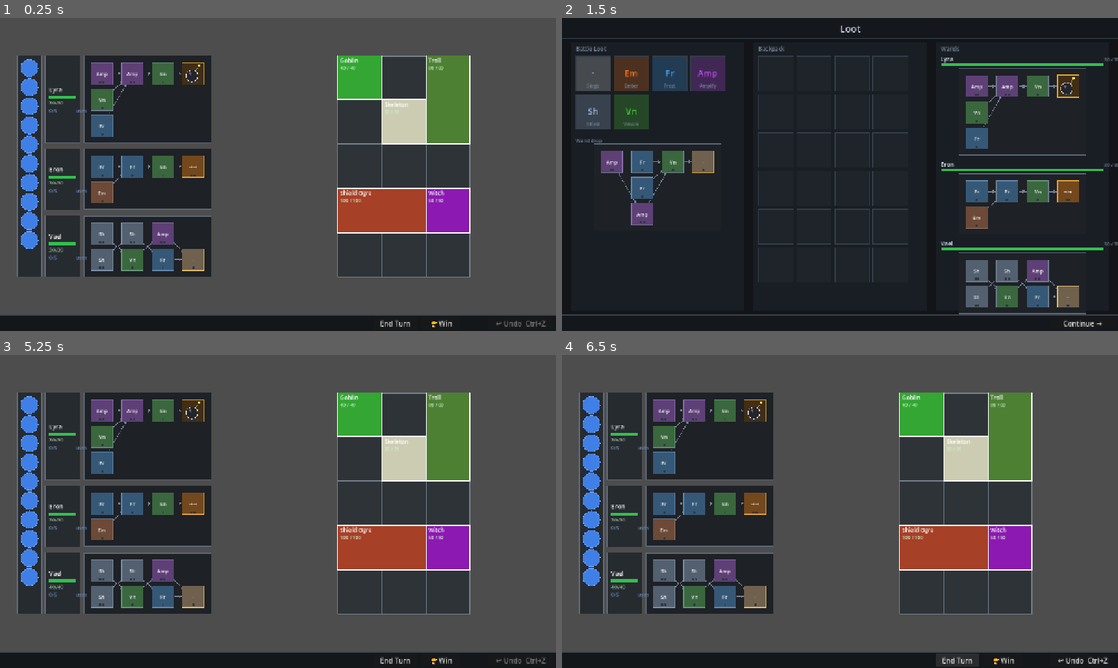
Above: before the commit, frames 1-4 (two rows, left to right).
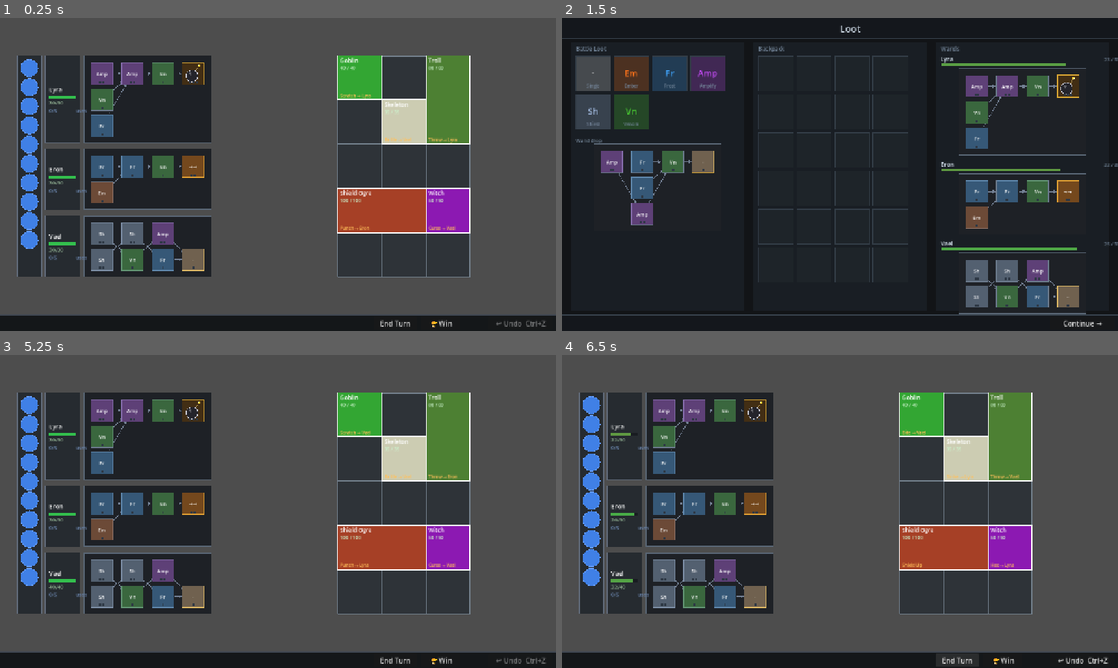
Above: after the commit, the same moments.

Repository: MoYapro/magic-monster-battle
Game: Godot game, scene res://scenes/battle/battle_scene.tscn
The game is run twice, just before and just after one commit, with the same random seed, the same clock (stepped at 60 frames per second) and the same inputs.
Inputs (mouse positions are in pixels of both pictures, inside the frame that each line leads up to):
- Up to frame 1 (0.25 s): no input
- Up to frame 2 (1.5 s): click "End Turn" at 0.5 s; click "🏆 Win" at 1.25 s
- Up to frame 3 (5.25 s): click "Continue →" at 2 s; tap Enter at 2.75 s; move the mouse to (400, 495) at 2.77 s; tap Z at 2.85 s; click (400, 495) at 2.92 s; click "Confirm →" at 3.5 s; tap Space at 4.25 s; drag from (166, 527) to (250, 574) at 4.27 s; click "Venture forth →" at 5 s
- Up to frame 4 (6.5 s): click "End Turn" at 5.75 s

The runs differ from the first frame. In frame 1, 0.2% of the frame differs, in the area x 61-83%, y 24-68%; in frame 2, 0.7%, in the area x 68-99%, y 13-75%; in frame 3, 0.2%; in frame 4, 0.3%.

Commit message:
add death screen

Diff:
--- /dev/null
+++ b/scenes/game_over/game_over_screen.tscn
@@ -0,0 +1,6 @@
+[gd_scene load_steps=2 format=3]
+
+[ext_resource type="Script" path="res://scripts/game_over/game_over_screen.gd" id="1"]
+
+[node name="GameOverScreen" type="Node2D"]
+script = ExtResource("1")
--- a/scripts/battle/actions/action_end_turn.gd
+++ b/scripts/battle/actions/action_end_turn.gd
@@ -1,8 +1,36 @@
 class_name ActionEndTurn extends BattleAction
+
+var _rng_seed: int
+
+
+func _init(rng_seed: int) -> void:
+	_rng_seed = rng_seed
+
 
 func apply(state: BattleState, setup: BattleSetup) -> BattleState:
 	var new_state := state.duplicate()
+
+	# Resolve each monster's queued intent
+	for enemy_id: String in new_state.monster_intents:
+		if not new_state.enemy_hp.has(enemy_id):
+			continue
+		var enemy := setup.get_enemy(enemy_id)
+		if enemy == null or enemy.action_pool.is_empty():
+			continue
+		var intent: Dictionary = new_state.monster_intents[enemy_id]
+		var action_index: int = intent.get("action_index", 0)
+		var target: int = intent.get("target", -1)
+		var action: MonsterActionData = enemy.action_pool[action_index]
+		new_state = action.execute(new_state, setup, enemy_id, target)
+
+	# Reset turn resources
 	new_state.mana = setup.max_mana
 	for i in new_state.mage_mana_spent.size():
 		new_state.mage_mana_spent[i] = 0
+
+	# Roll next round intents from post-resolution state
+	var rng := RandomNumberGenerator.new()
+	rng.seed = _rng_seed
+	new_state.monster_intents = setup.roll_intents(new_state, rng)
+
 	return new_state
--- a/scripts/battle/battle_scene.gd
+++ b/scripts/battle/battle_scene.gd
@@ -28,6 +28,8 @@
 var _hovered_mage: MageDisplay = null
 var _hovered_wand: WandDisplay = null
 var _hovered_cells: Array[Vector2i] = []
+var _intent_hover_enemy: String = ""
+var _intent_hover_mage: int = -1
 
 
 func _ready() -> void:
@@ -78,7 +80,9 @@
 
 func _on_end_turn_pressed() -> void:
 	_cancel_targeting()
-	_apply_state(_history.push(ActionEndTurn.new()))
+	var rng := RandomNumberGenerator.new()
+	rng.randomize()
+	_apply_state(_history.push(ActionEndTurn.new(rng.seed)))
 
 
 func _on_undo_pressed() -> void:
@@ -189,6 +193,12 @@
 	ogre.drop_pool     = [shield, ember]
 	troll.drop_pool    = [venom, frost]
 
+	goblin.action_pool   = [MonsterActionAttack.new("Scratch", 3), MonsterActionAttack.new("Bite", 5)]
+	skeleton.action_pool = [MonsterActionAttack.new("Strike", 4), MonsterActionAttack.new("Rattle", 2)]
+	witch.action_pool    = [MonsterActionAttack.new("Curse", 3), MonsterActionAttack.new("Hex", 6), MonsterActionHeal.new("Brew", 10)]
+	ogre.action_pool     = [MonsterActionAttack.new("Punch", 8), MonsterActionHeal.new("Shield Up", 25)]
+	troll.action_pool    = [MonsterActionAttack.new("Smash", 7), MonsterActionHeal.new("Regenerate", 20), MonsterActionAttack.new("Throw", 4)]
+
 	return [goblin, skeleton, witch, ogre, troll]
 
 
@@ -200,6 +210,14 @@
 	_mana_display.setup(state.mana, _setup.max_mana, _panel_height)
 	_refresh_wand_charges(state)
 	_refresh_ui()
+	var all_mages_dead := true
+	for hp: int in state.mage_hp:
+		if hp > 0:
+			all_mages_dead = false
+			break
+	if all_mages_dead:
+		_on_battle_lost()
+		return
 	if _history.can_undo() and state.enemy_hp.is_empty():
 		_on_battle_won()
 
@@ -217,6 +235,18 @@
 		_mage_displays[i].set_mana(state.mage_mana_spent[i], _setup.mages[i].mana_allowance)
 
 
+func _on_battle_lost() -> void:
+	_cancel_targeting()
+	GameState.mages.clear()
+	GameState.wands.clear()
+	GameState.backpack.clear()
+	GameState.backpack_wands.clear()
+	GameState.pending_loot.clear()
+	GameState.pending_loot_wand = null
+	GameState.current_biome = null
+	get_tree().change_scene_to_file("res://scenes/game_over/game_over_screen.tscn")
+
+
 func _on_battle_won() -> void:
 	_cancel_targeting()
 	var wands: Array[WandData] = []
@@ -249,6 +279,7 @@
 			continue
 		enemy.current_hp = state.enemy_hp[enemy.id]
 		enemy_grid.place_enemy(enemy, _setup.enemy_positions[i])
+	enemy_grid.set_intents(state.monster_intents)
 
 
 # --- targeting ---
@@ -258,6 +289,8 @@
 		_cancel_targeting()
 		return
 	var mage_index := _wand_displays.find(wand)
+	if _history.current_state().mage_hp[mage_index] <= 0:
+		return
 	_apply_state(_history.push(ActionAddMana.new(mage_index, slot_id)))
 
 
@@ -266,6 +299,8 @@
 		_cancel_targeting()
 		return
 	var mage_index := _wand_displays.find(wand)
+	if _history.current_state().mage_hp[mage_index] <= 0:
+		return
 	var tip := _setup.wands[mage_index].get_tip_slot()
 	if tip == null or tip.spell == null:
 		return
@@ -278,6 +313,7 @@
 
 
 func _start_targeting(wand: WandDisplay) -> void:
+	_clear_intent_hover()
 	_targeting_wand = wand
 	enemy_grid.set_highlighted(true)
 	for m in _mage_displays:
@@ -308,6 +344,58 @@
 		_hovered_cells.clear()
 
 
+func _update_intent_hover(mouse: Vector2) -> void:
+	var cell := enemy_grid.get_cell_at(enemy_grid.to_local(mouse))
+	var hovered_id := ""
+	if cell.x >= 0:
+		var enemy := enemy_grid.get_enemy_at(cell)
+		if enemy != null:
+			hovered_id = enemy.id
+	if hovered_id == _intent_hover_enemy:
+		return
+	_clear_intent_hover()
+	_intent_hover_enemy = hovered_id
+	if hovered_id != "":
+		var intent: Dictionary = _history.current_state().monster_intents.get(hovered_id, {})
+		_intent_hover_mage = intent.get("target", -1)
+		if _intent_hover_mage >= 0 and _intent_hover_mage < _mage_displays.size():
+			_mage_displays[_intent_hover_mage].set_highlighted(true)
+	queue_redraw()
+
+
+func _clear_intent_hover() -> void:
+	if _intent_hover_mage >= 0 and _intent_hover_mage < _mage_displays.size():
+		_mage_displays[_intent_hover_mage].set_highlighted(false)
+	_intent_hover_enemy = ""
+	_intent_hover_mage = -1
+	queue_redraw()
+
+
+func _draw() -> void:
+	if _intent_hover_enemy == "" or _intent_hover_mage < 0:
+		return
+	var from := _get_enemy_scene_center(_intent_hover_enemy)
+	var to := _mage_displays[_intent_hover_mage].position \
+			+ _mage_displays[_intent_hover_mage].get_rect().get_center()
+	var color := Color(1.0, 0.45, 0.1, 0.9)
+	draw_line(from, to, color, 2.5, true)
+	var dir := (to - from).normalized()
+	var perp := Vector2(-dir.y, dir.x)
+	var tip := to - dir * 4.0
+	draw_line(tip - dir * 10.0 + perp * 6.0, tip, color, 2.5, true)
+	draw_line(tip - dir * 10.0 - perp * 6.0, tip, color, 2.5, true)
+
+
+func _get_enemy_scene_center(enemy_id: String) -> Vector2:
+	for i in _setup.enemies.size():
+		if _setup.enemies[i].id == enemy_id:
+			var enemy := _setup.enemies[i]
+			var px := Vector2(_setup.enemy_positions[i]) * enemy_grid.cell_size
+			var ps := Vector2(enemy.grid_size) * enemy_grid.cell_size
+			return enemy_grid.position + px + ps * 0.5
+	return Vector2.ZERO
+
+
 func _update_hover(mouse: Vector2) -> void:
 	_clear_hover()
 	var cell := enemy_grid.get_cell_at(enemy_grid.to_local(mouse))
@@ -339,6 +427,8 @@
 		return
 
 	if _targeting_wand == null:
+		if event is InputEventMouseMotion:
+			_update_intent_hover((event as InputEventMouseMotion).position)
 		return
 
 	if event is InputEventMouseMotion:
--- a/scripts/battle/battle_setup.gd
+++ b/scripts/battle/battle_setup.gd
@@ -35,6 +35,9 @@
 		state.mage_hp.append(mage.max_hp)
 		state.mage_mana_spent.append(0)
 	state.mana = max_mana
+	var rng := RandomNumberGenerator.new()
+	rng.randomize()
+	state.monster_intents = roll_intents(state, rng)
 	return state
 
 
@@ -42,6 +45,34 @@
 	return _cell_to_enemy.get(cell, "")
 
 
+func get_enemy(p_id: String) -> EnemyData:
+	for enemy: EnemyData in enemies:
+		if enemy.id == p_id:
+			return enemy
+	return null
+
+
+func roll_intents(state: BattleState, rng: RandomNumberGenerator) -> Dictionary:
+	var intents := {}
+	for enemy: EnemyData in enemies:
+		if not state.enemy_hp.has(enemy.id) or enemy.action_pool.is_empty():
+			continue
+		var action_index := rng.randi_range(0, enemy.action_pool.size() - 1)
+		var action: MonsterActionData = enemy.action_pool[action_index]
+		var target := -1
+		var target_name := ""
+		if action.target_type == MonsterActionData.TargetType.MAGE:
+			target = rng.randi_range(0, mages.size() - 1)
+			target_name = mages[target].name
+		intents[enemy.id] = {
+			"action_index": action_index,
+			"action_name": action.name,
+			"target": target,
+			"target_name": target_name,
+		}
+	return intents
+
+
 func _build_cell_map() -> void:
 	for i in enemies.size():
 		var cells := EnemyGrid.get_cells_for_enemy(enemy_positions[i], enemies[i].grid_size)
--- a/scripts/battle/battle_state.gd
+++ b/scripts/battle/battle_state.gd
@@ -8,6 +8,8 @@
 var slot_charges: Dictionary = {}
 # per-mage mana spent on wand slots this turn
 var mage_mana_spent: Array[int] = []
+# enemy_id -> { action_index, action_name, target, target_name }
+var monster_intents: Dictionary = {}
 
 
 func duplicate() -> BattleState:
@@ -19,4 +21,5 @@
 	s.slot_charges = slot_charges.duplicate()
 	for v: int in mage_mana_spent:
 		s.mage_mana_spent.append(v)
+	s.monster_intents = monster_intents.duplicate(true)
 	return s
--- a/scripts/battle/enemy_data.gd
+++ b/scripts/battle/enemy_data.gd
@@ -7,6 +7,7 @@
 var grid_size: Vector2i  # width x height in grid cells
 var color: Color         # placeholder until art exists
 var drop_pool: Array[SpellData] = []
+var action_pool: Array[MonsterActionData] = []
 
 
 func _init(
--- a/scripts/battle/enemy_grid.gd
+++ b/scripts/battle/enemy_grid.gd
@@ -18,6 +18,12 @@
 var _enemy_positions: Dictionary = {}
 var _highlighted := false
 var _hovered_cells: Array[Vector2i] = []
+var _intents: Dictionary = {}
+
+
+func set_intents(intents: Dictionary) -> void:
+	_intents = intents
+	queue_redraw()
 
 
 func set_highlighted(on: bool) -> void:
@@ -170,3 +176,11 @@
 		draw_string(font, pixel_pos + Vector2(5, 32),
 				"%d / %d" % [enemy.current_hp, enemy.max_hp],
 				HORIZONTAL_ALIGNMENT_LEFT, -1, 11, COLOR_HP)
+		if _intents.has(enemy.id):
+			var intent: Dictionary = _intents[enemy.id]
+			var action_name: String = intent.get("action_name", "")
+			var target_name: String = intent.get("target_name", "")
+			var label := action_name + (" → " + target_name if target_name != "" else "")
+			draw_string(font, pixel_pos + Vector2(5, pixel_size.y - 6),
+					label, HORIZONTAL_ALIGNMENT_LEFT, pixel_size.x - 10, 10,
+					Color(1.0, 0.75, 0.35))
--- a/scripts/battle/mage_display.gd
+++ b/scripts/battle/mage_display.gd
@@ -5,7 +5,8 @@
 const PAD := 9.0
 const BAR_HEIGHT := 9.0
 
-const COLOR_BG := Color(0.15, 0.17, 0.19)
+const COLOR_BG      := Color(0.15, 0.17, 0.19)
+const COLOR_BG_DEAD := Color(0.35, 0.06, 0.06)
 const COLOR_BORDER := Color(0.38, 0.42, 0.48)
 const COLOR_HP_FULL := Color(0.20, 0.75, 0.30)
 const COLOR_HP_LOW := Color(0.85, 0.20, 0.15)
@@ -52,7 +53,8 @@
 func _draw() -> void:
 	if _mage == null:
 		return
-	draw_rect(Rect2(Vector2.ZERO, Vector2(WIDTH, _height)), COLOR_BG, true)
+	var is_dead := _mage.current_hp <= 0
+	draw_rect(Rect2(Vector2.ZERO, Vector2(WIDTH, _height)), COLOR_BG_DEAD if is_dead else COLOR_BG, true)
 	draw_rect(Rect2(Vector2.ZERO, Vector2(WIDTH, _height)), COLOR_BORDER, false, 1.0)
 
 	# vertically centre the content block
--- /dev/null
+++ b/scripts/battle/monster_actions/monster_action_attack.gd
@@ -0,0 +1,17 @@
+class_name MonsterActionAttack extends MonsterActionData
+
+var damage: int
+
+
+func _init(p_name: String, p_damage: int) -> void:
+	name = p_name
+	target_type = TargetType.MAGE
+	damage = p_damage
+
+
+func execute(state: BattleState, _setup: BattleSetup,
+		_enemy_id: String, target: int) -> BattleState:
+	var new_state := state.duplicate()
+	if target >= 0 and target < new_state.mage_hp.size():
+		new_state.mage_hp[target] = max(0, new_state.mage_hp[target] - damage)
+	return new_state
--- /dev/null
+++ b/scripts/battle/monster_actions/monster_action_data.gd
@@ -0,0 +1,11 @@
+class_name MonsterActionData
+
+enum TargetType { MAGE, SELF }
+
+var name: String
+var target_type: TargetType
+
+
+func execute(_state: BattleState, _setup: BattleSetup,
+		_enemy_id: String, _target: int) -> BattleState:
+	return _state.duplicate()
--- /dev/null
+++ b/scripts/battle/monster_actions/monster_action_heal.gd
@@ -0,0 +1,21 @@
+class_name MonsterActionHeal extends MonsterActionData
+
+var amount: int
+
+
+func _init(p_name: String, p_amount: int) -> void:
+	name = p_name
+	target_type = TargetType.SELF
+	amount = p_amount
+
+
+func execute(state: BattleState, setup: BattleSetup,
+		enemy_id: String, _target: int) -> BattleState:
+	var new_state := state.duplicate()
+	if not new_state.enemy_hp.has(enemy_id):
+		return new_state
+	var enemy := setup.get_enemy(enemy_id)
+	if enemy == null:
+		return new_state
+	new_state.enemy_hp[enemy_id] = min(enemy.max_hp, new_state.enemy_hp[enemy_id] + amount)
+	return new_state
--- /dev/null
+++ b/scripts/game_over/game_over_screen.gd
@@ -0,0 +1,34 @@
+extends Node2D
+
+const SCREEN_W := 1280.0
+const SCREEN_H := 720.0
+
+const COLOR_BG      := Color(0.08, 0.04, 0.04)
+const COLOR_TITLE   := Color(0.90, 0.15, 0.10)
+const COLOR_SUB     := Color(0.65, 0.55, 0.55)
+
+
+func _ready() -> void:
+	var layer := CanvasLayer.new()
+	add_child(layer)
+
+	var btn := Button.new()
+	btn.text = "Play Again"
+	btn.size = Vector2(160, 44)
+	btn.position = Vector2((SCREEN_W - 160.0) * 0.5, SCREEN_H * 0.5 + 60.0)
+	btn.pressed.connect(_on_play_again)
+	layer.add_child(btn)
+
+
+func _draw() -> void:
+	draw_rect(Rect2(Vector2.ZERO, Vector2(SCREEN_W, SCREEN_H)), COLOR_BG, true)
+
+	var font := ThemeDB.fallback_font
+	draw_string(font, Vector2(SCREEN_W * 0.5 - 200.0, SCREEN_H * 0.5 - 40.0),
+			"GAME OVER", HORIZONTAL_ALIGNMENT_CENTER, 400.0, 72, COLOR_TITLE)
+	draw_string(font, Vector2(SCREEN_W * 0.5 - 200.0, SCREEN_H * 0.5 + 20.0),
+			"All mages have fallen.", HORIZONTAL_ALIGNMENT_CENTER, 400.0, 20, COLOR_SUB)
+
+
+func _on_play_again() -> void:
+	get_tree().change_scene_to_file("res://scenes/battle/battle_scene.tscn")
Not shown, added: scripts/battle/monster_actions/monster_action_attack.gd.uid
Not shown, added: scripts/battle/monster_actions/monster_action_data.gd.uid
Not shown, added: scripts/battle/monster_actions/monster_action_heal.gd.uid
Not shown, added: scripts/game_over/game_over_screen.gd.uid
